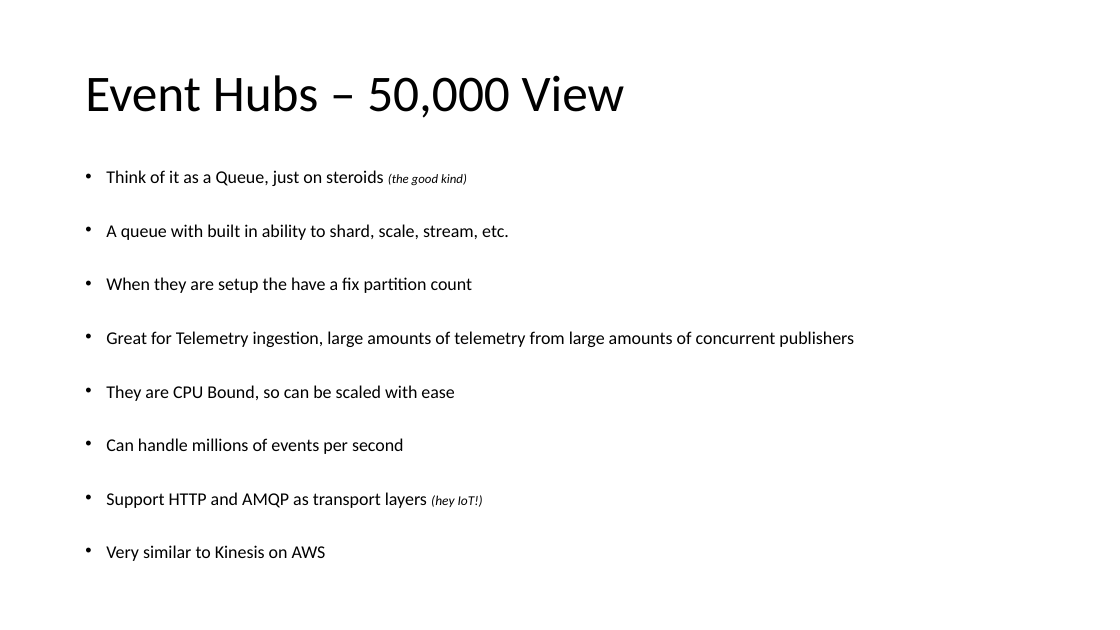
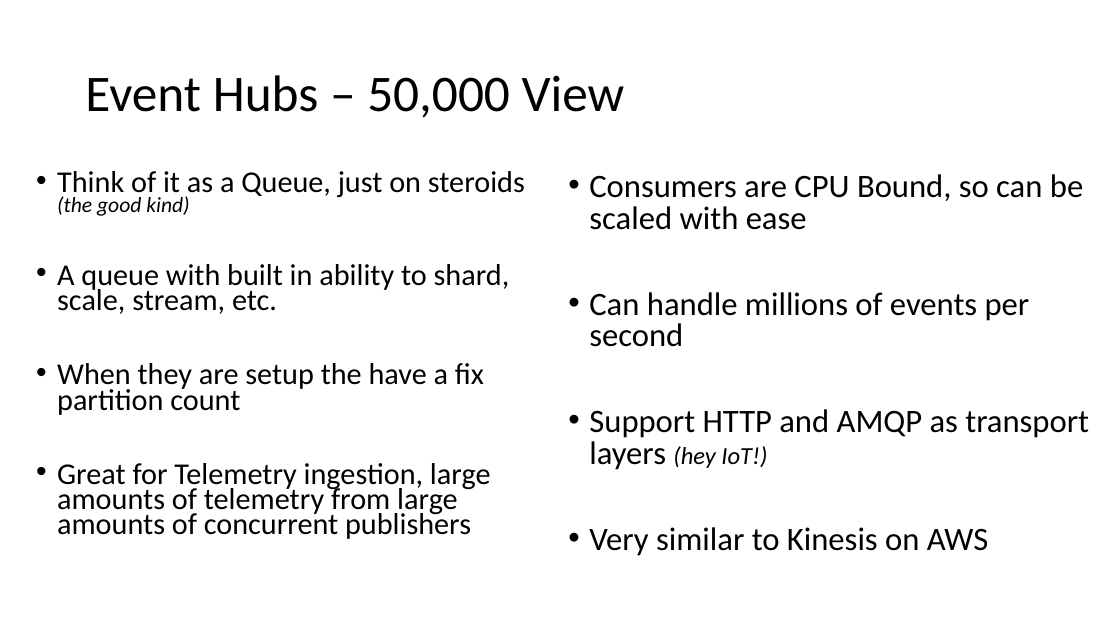
Before and after one commit to nothingmn/presentation-azureeventhubs, a slide deck: slide 2 of Massive scale with Azure Event Hubs for IoT.pptx. Drawn at 1120x630 pixels with LibreOffice and Linux fonts; fonts in the diff are those of the drawing. Boxes give left, top, right and bottom in pixels: in the first picture for what was removed or moved away, otherwise in the second. Text is boxed around its words. In the diff, an @@ line names an element or a change of style, - is before the commit and + after.

```diff
--- a/Massive scale with Azure Event Hubs for IoT.pptx
+++ b/Massive scale with Azure Event Hubs for IoT.pptx
@@ text "Think of it as a ...": place and size @@
-text "Think of it as a ..." at (106, 170, 854, 561)
+text "Think of it as a ..." at (57, 171, 525, 539)
@@ text "Think of it as a ..." at (57, 171, 525, 539): size 15.4 to 25.9 pt; size 11 to 18.5 pt in "(the good kind)" @@
@@ text added at (589, 174, 1089, 556), 28 pt, text #000000 @@
+• Consumers are CPU Bound, so can be scaled with ease
+• Can handle millions of events per second
+• Support HTTP and AMQP as transport layers (hey IoT!)
+• Very similar to Kinesis on AWS
@@ text at (106, 385, 483, 561): paragraphs removed @@
-• They are CPU Bound, so can be scaled with ease
-• Can handle millions of events per second
-• Support HTTP and AMQP as transport layers (hey IoT!)
-• Very similar to Kinesis on AWS
```
Also in this commit, not shown: 6 other slides changed, 2 slides added, 2 other files.
